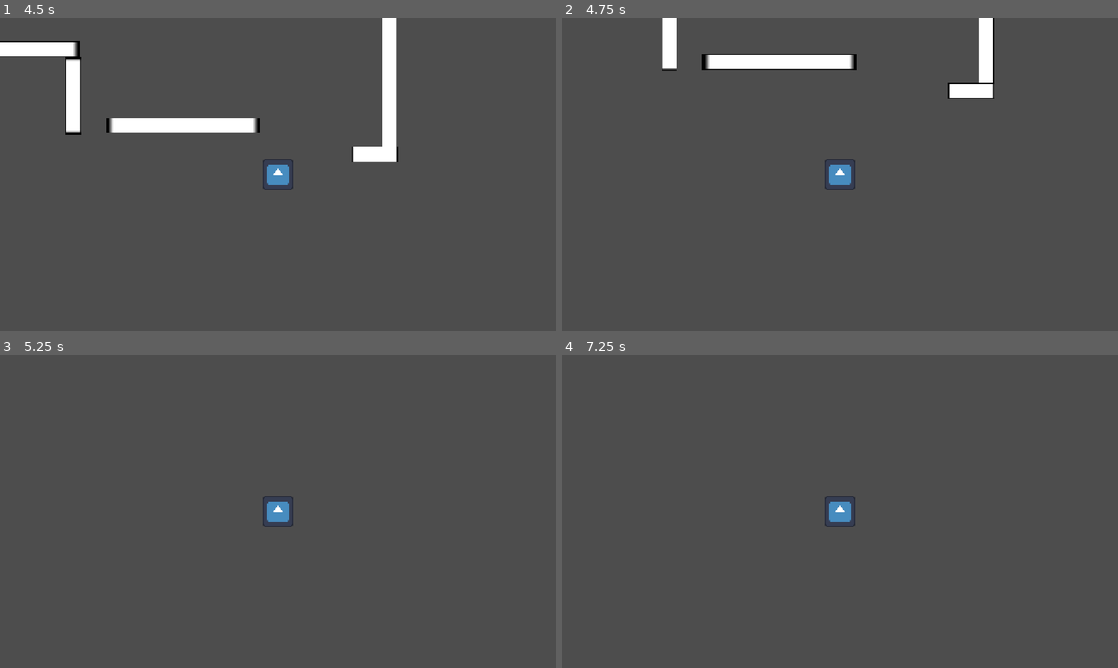
Above: before the commit, frames 1-4 (two rows, left to right).
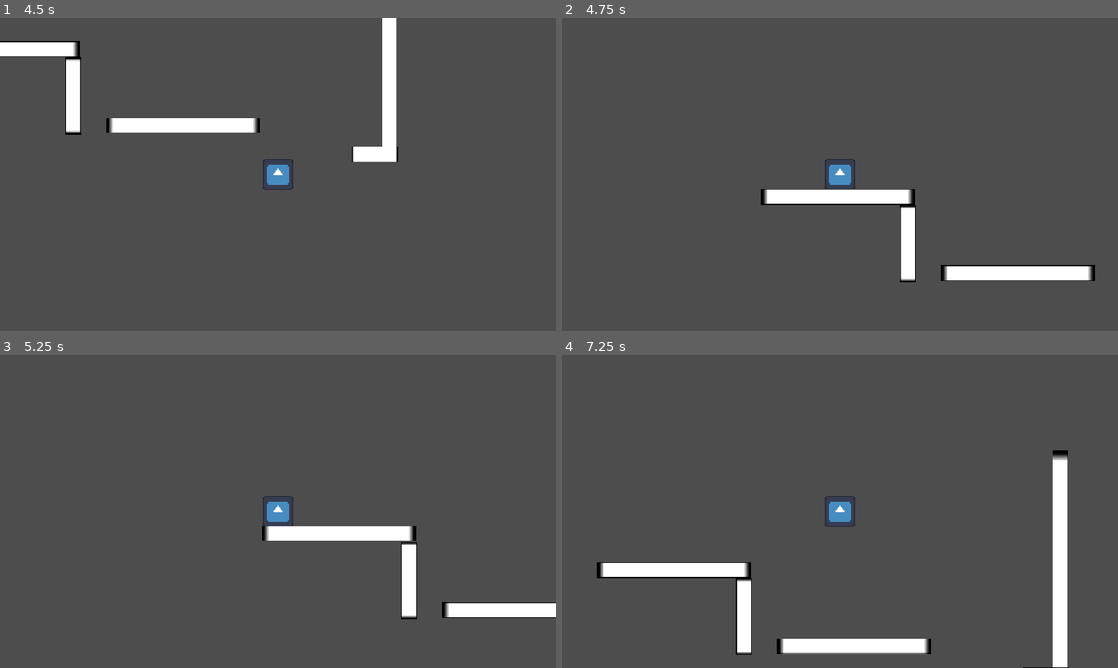
Above: after the commit, the same moments.

Repository: Beun10/Platformer-HEAJ
Game: Godot game, scene res://Scenes/root.tscn
Same seed, same stepped clock (60 frames per second), same inputs: the game is played once before the commit and once after it. The engine's default icon, where the game draws it, is replaced by a stand-in: a white triangle on a blue panel in a dark square.
Inputs:
- Up to frame 1 (4.5 s): tap Enter at 0.5 s; hold Right (move_right) 0.53-1.28 s; tap Up (jump) at 0.77, 1.52, 3.02, 3.77 s; hold Left (move_left) 1.28-2.03 s; hold Right (move_right) 2.03-3.53 s; tap Space at 3.5 s; hold Left (move_left) from 3.53 s (still down)
- Up to frame 2 (4.75 s): keep holding Left (move_left); tap Up (jump) at 4.52 s
- Up to frame 3 (5.25 s): keep holding Left (move_left)
- Up to frame 4 (7.25 s): release Left (move_left) at 5.78 s; hold Right (move_right) from 5.78 s (still down); tap Up (jump) at 6.02, 6.77 s

Frame 1 is identical in both runs. In frame 2, 6.2% of the frame differs, in the area x 18-96%, y 0-85%; in frame 3, 3.0%; in frame 4, 5.3%.

Commit message:
[LEVEL] Added killzones
Created a new killzone scene, that kill the player when colliding with them. Also added one killzone on the level scene.

Diff:
--- /dev/null
+++ b/Quadri 1 Heaj/Scenes/killzone.tscn
@@ -0,0 +1,9 @@
+[gd_scene format=3 uid="uid://0dlgu84bvp1j"]
+
+[sub_resource type="RectangleShape2D" id="RectangleShape2D_rli2t"]
+
+[node name="Killzone" type="Area2D" unique_id=1870884665 groups=["Killzone"]]
+
+[node name="CollisionShape2D" type="CollisionShape2D" parent="." unique_id=1257799184]
+shape = SubResource("RectangleShape2D_rli2t")
+debug_color = Color(0.97980314, 0.103760324, 0.252854, 0.41960785)
--- a/Quadri 1 Heaj/Scenes/root.tscn
+++ b/Quadri 1 Heaj/Scenes/root.tscn
@@ -2,6 +2,7 @@
 
 [ext_resource type="PackedScene" uid="uid://dvxgux0qkfseq" path="res://Scenes/player.tscn" id="1_8pvmw"]
 [ext_resource type="PackedScene" uid="uid://bbd5deyo1yfyj" path="res://Scenes/platform.tscn" id="2_vnucn"]
+[ext_resource type="PackedScene" uid="uid://0dlgu84bvp1j" path="res://Scenes/killzone.tscn" id="3_vnucn"]
 
 [node name="Root" type="Node" unique_id=1517324216]
 
@@ -29,3 +30,9 @@
 [node name="Platform5" parent="Platforms" unique_id=1103627718 instance=ExtResource("2_vnucn")]
 position = Vector2(1305, 615)
 scale = Vector2(3, 1)
+
+[node name="Node" type="Node" parent="." unique_id=938979722]
+
+[node name="Killzone" parent="Node" unique_id=1870884665 instance=ExtResource("3_vnucn")]
+position = Vector2(0, 800)
+scale = Vector2(1000, 5)
--- a/Quadri 1 Heaj/Scripts/player.gd
+++ b/Quadri 1 Heaj/Scripts/player.gd
@@ -32,3 +32,18 @@
 
 func _on_area_2d_body_entered(body: Node2D) -> void:
 	can_climb = true
+
+func _on_area_2d_area_entered(area: Area2D) -> void:
+	for group in area.get_groups():
+		if group.contains("Killzone"):
+			linear_velocity = Vector2.ZERO
+			gravity_scale = 0
+			position = start_position
+			dead = true
+
+func _on_area_2d_area_exited(area: Area2D) -> void:
+		for group in area.get_groups():
+			if group.contains("Killzone"):
+				await get_tree().create_timer(0.01).timeout
+				gravity_scale = 1
+				dead = false
--- a/Quadri 1 Heaj/project.godot
+++ b/Quadri 1 Heaj/project.godot
@@ -23,6 +23,7 @@
 [global_group]
 
 Surface=""
+Killzone=""
 
 [input]
 
